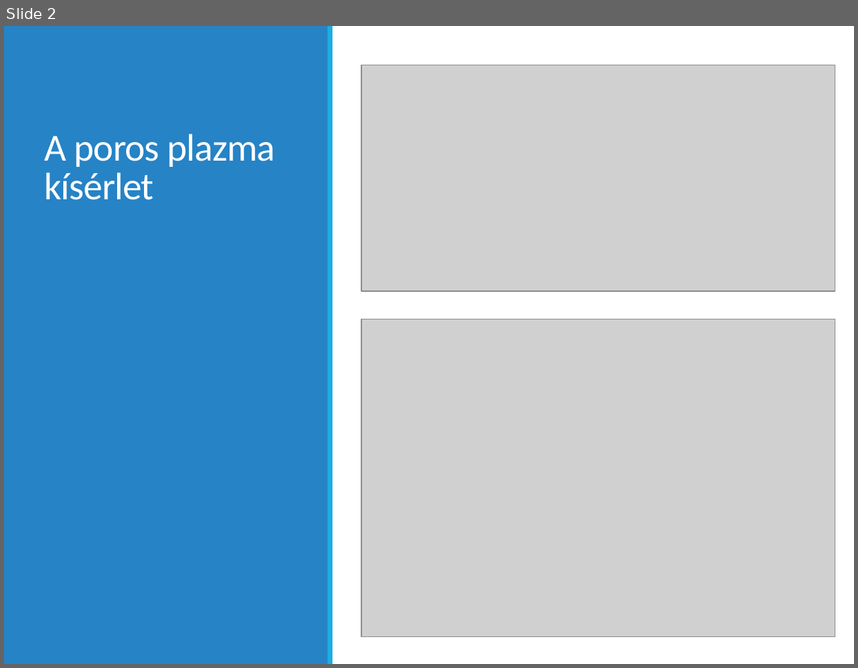
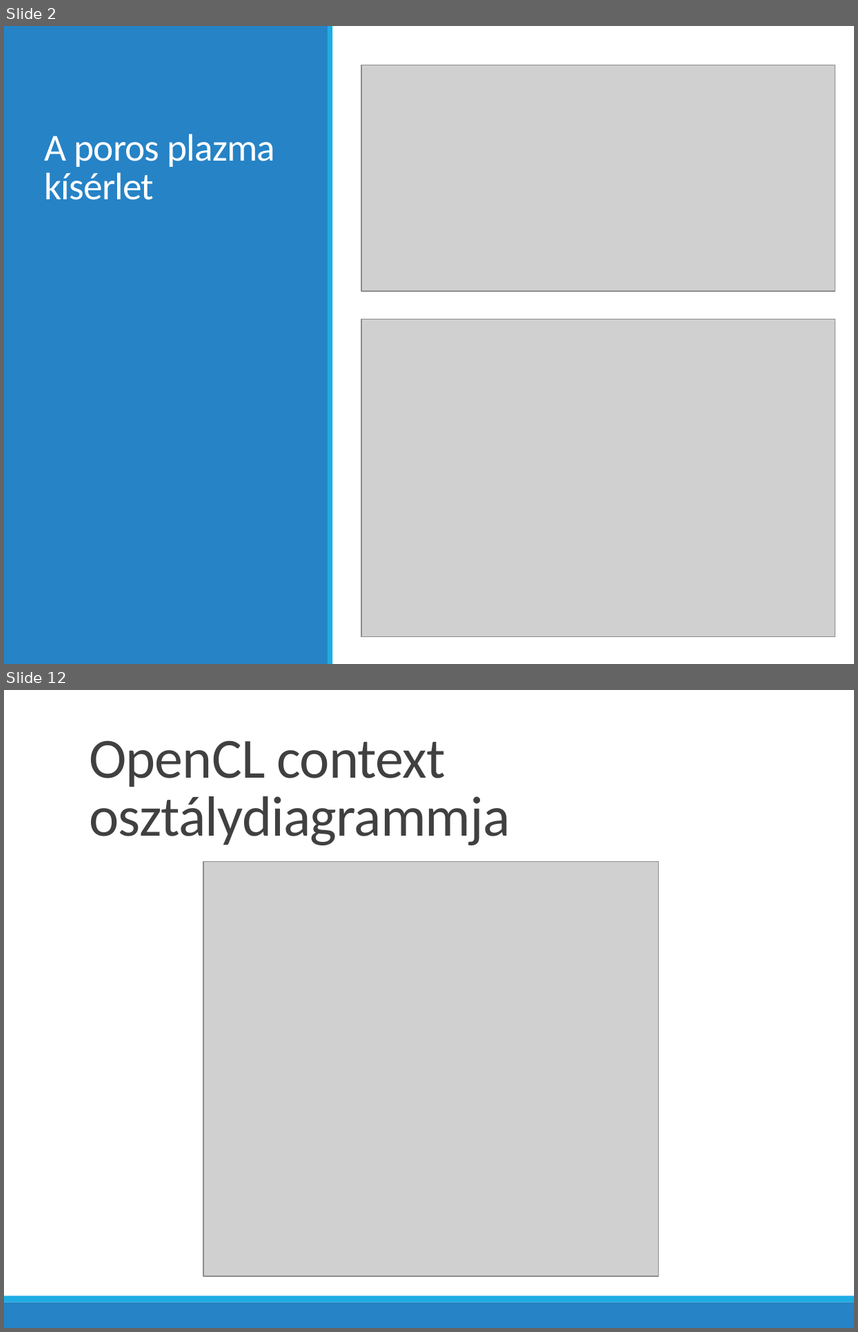
Before and after one commit to bakroistvan/diploma1_duma, a slide deck: prezi/bakro_diploma1.pptx. Shown one above the other, each under a label of ours: slide 2 before the commit, slides 2 and 12 after it; the slides between them are not shown. The pictures are 858x668 and 858x1332 pixels, drawn with LibreOffice and Linux fonts; fonts in the diff are those of the drawing; grey boxes stand for pictures. Boxes give left, top, right and bottom in pixels: in the first picture for what was removed or moved away, otherwise in the second. Text is boxed around its words. In the diff, an @@ line names an element or a change of style, - is before the commit and + after.

```diff
--- a/prezi/bakro_diploma1.pptx
+++ b/prezi/bakro_diploma1.pptx
@@ slide 12 added at <box>4,690,854,1328</box>, background #FFFFFF @@
@@ title added at <box>89,740,510,845</box>, 48 pt, text #404040 @@
+OpenCL context osztálydiagrammja
@@ picture added at <box>204,862,660,1276</box> @@
@@ rectangle added at <box>4,1301,854,1328</box>, fill #2683C6 @@
@@ rectangle added at <box>4,1295,854,1301</box>, fill #1CADE4 @@
```
Also in this commit, not shown: 5 slides changed, 8 other slides added, 6 slides removed, 1 other file.
